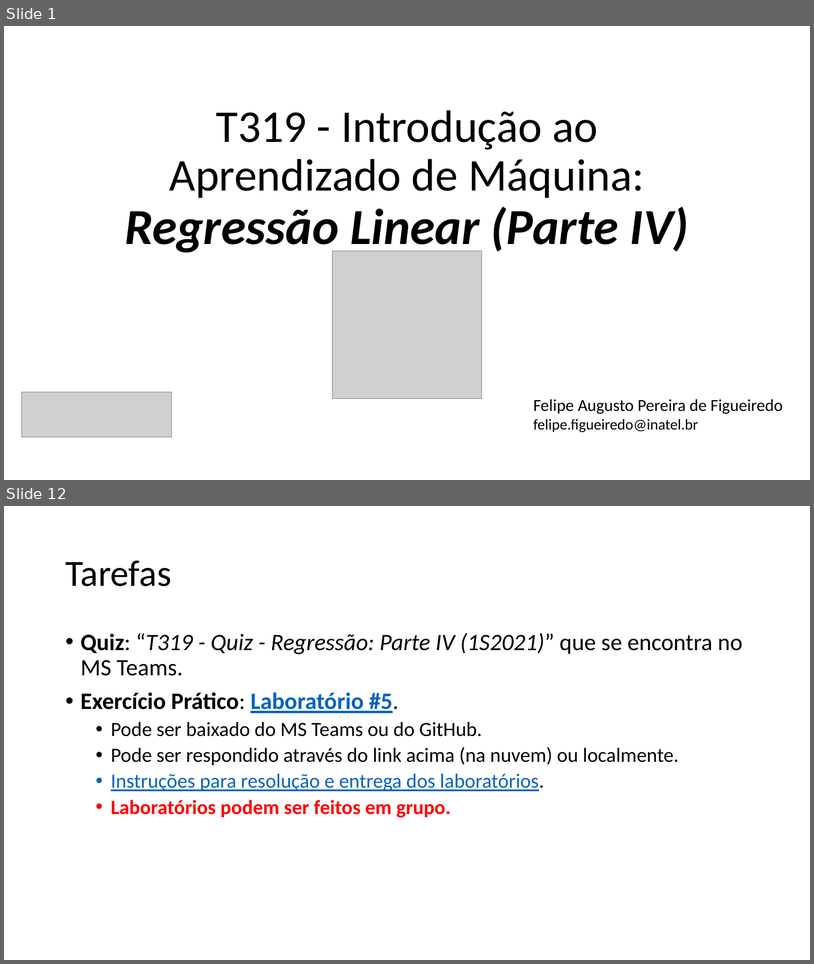
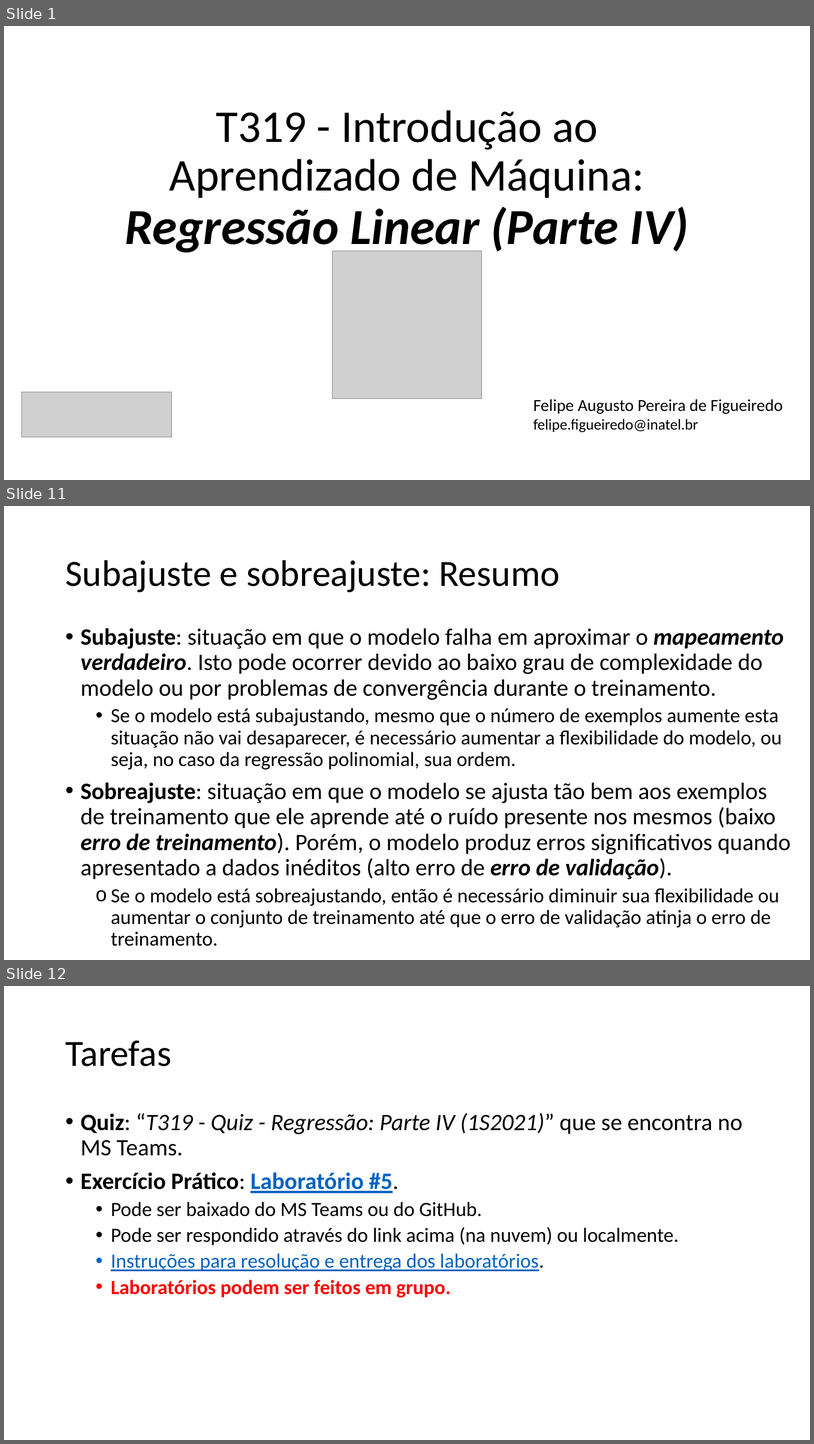
Before and after one commit to zz4fap/t319_aprendizado_de_maquina, a slide deck: slides/T319_Regressão_Linear (Parte IV).pptx. Shown one above the other, each under a label of ours: slides 1 and 12 before the commit, slides 1, 11 and 12 after it; the slides between them are not shown. The pictures are 814x964 and 814x1444 pixels, drawn with LibreOffice and Linux fonts; fonts in the diff are those of the drawing; grey boxes stand for pictures. Boxes give left, top, right and bottom in pixels: in the first picture for what was removed or moved away, otherwise in the second. Text is boxed around its words. In the diff, an @@ line names an element or a change of style, - is before the commit and + after.

```diff
--- a/slides/T319_Regressão_Linear (Parte IV).pptx
+++ b/slides/T319_Regressão_Linear (Parte IV).pptx
@@ slide 11 added at [4,506,810,960], background #FFFFFF @@
@@ title added at [65,560,560,592], 44 pt, text #000000 @@
+Subajuste e sobreajuste: Resumo
@@ text added at [81,628,791,946], 28 pt, text #000000 @@
+• Subajuste: situação em que o modelo falha em aproximar o mapeamento verdadeiro. Isto pode ocorrer devido ao baixo grau de complexidade do modelo ou por problemas de convergência durante o treinamento.
+  • Se o modelo está subajustando, mesmo que o número de exemplos aumente esta situação não vai desaparecer, é necessário aumentar a flexibilidade do modelo, ou seja, no caso da regressão polinomial, sua ordem.
+• Sobreajuste: situação em que o modelo se ajusta tão bem aos exemplos de treinamento que ele aprende até o ruído presente nos mesmos (baixo erro de treinamento). Porém, o modelo produz erros significativos quando apresentado a dados inéditos (alto erro de erro de validação).
+  o Se o modelo está sobreajustando, então é necessário diminuir sua flexibilidade ou aumentar o conjunto de treinamento até que o erro de validação atinja o erro de treinamento.
```
Also in this commit, not shown: 3 slides changed, 6 other slides added, 7 slides removed, 41 other files.
